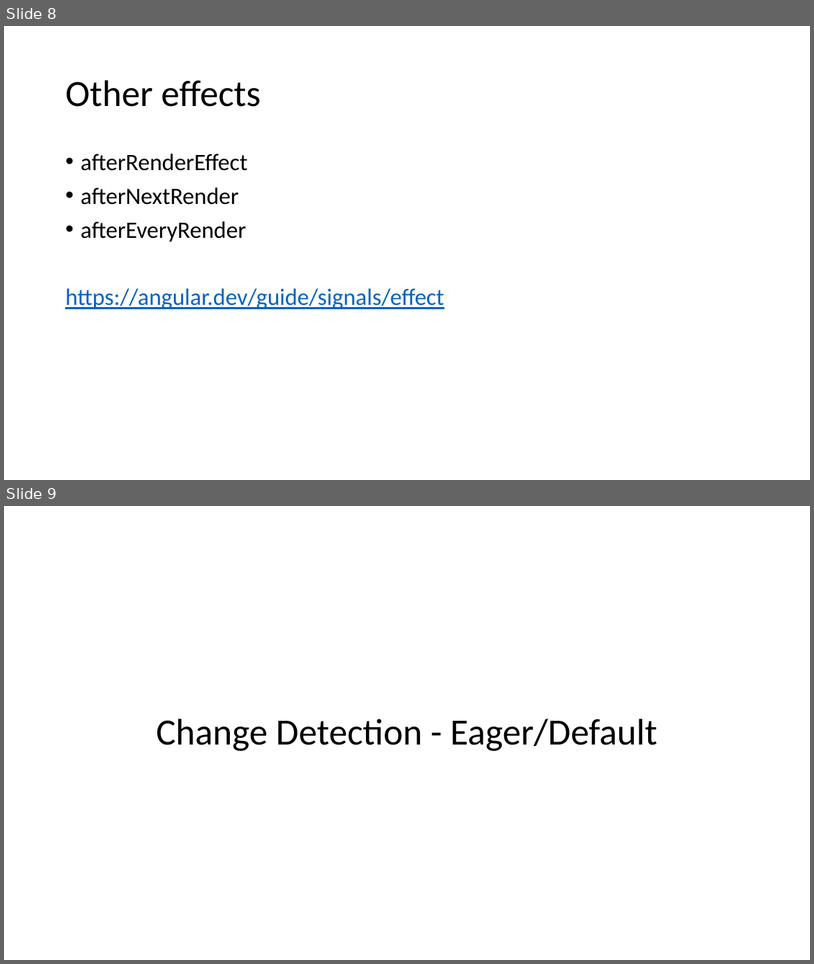
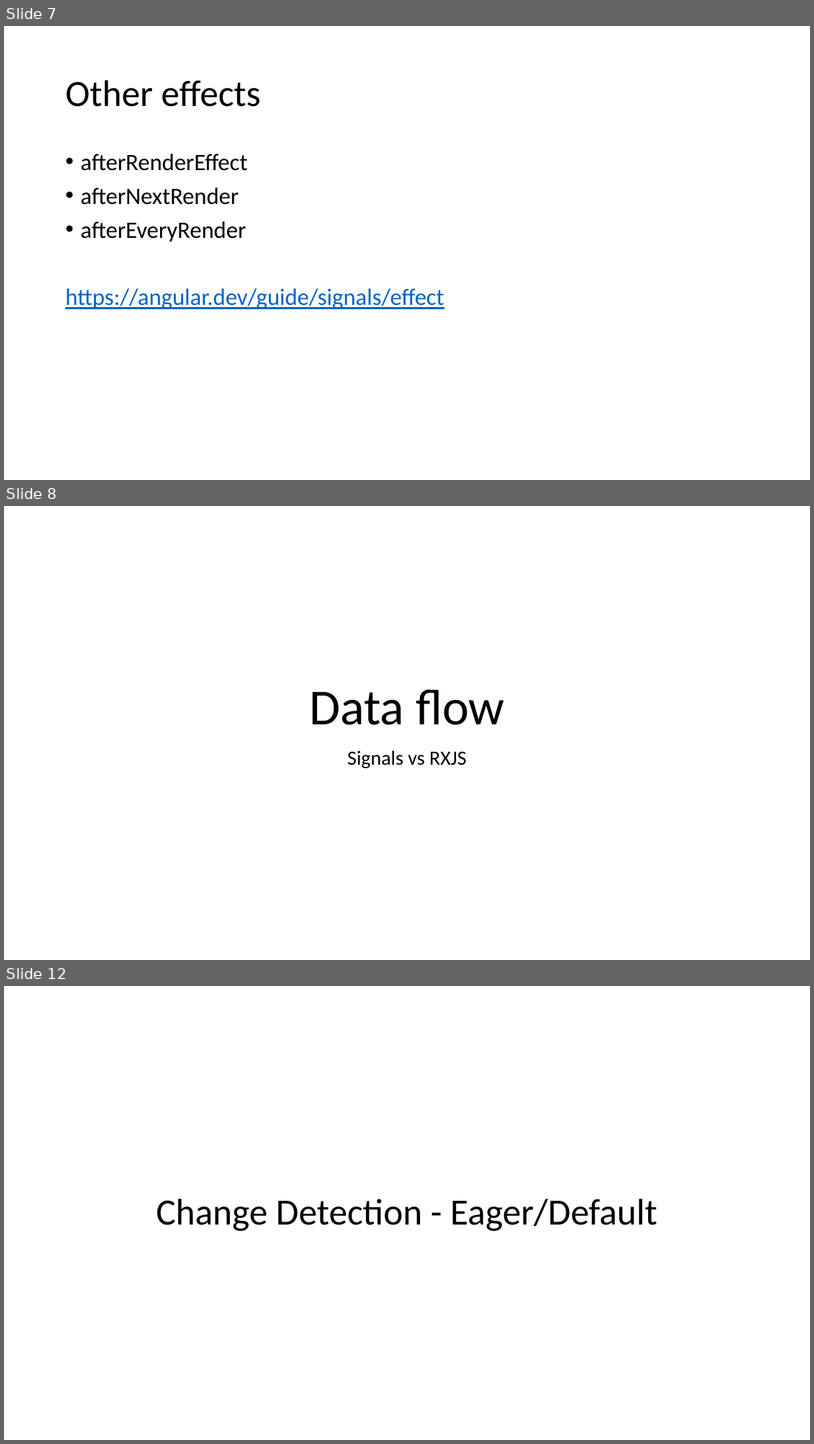
Before and after one commit to Trolejbus/AngularSignalsKnowledgeShare, a slide deck: Signals in Angular.pptx. Shown one above the other, each under a label of ours: slides 8 and 9 before the commit, slides 7, 8 and 12 after it; the slides between them are not shown. The pictures are 814x964 and 814x1444 pixels, drawn with LibreOffice and Linux fonts; fonts in the diff are those of the drawing. Boxes give left, top, right and bottom in pixels: in the first picture for what was removed or moved away, otherwise in the second. Text is boxed around its words. In the diff, an @@ line names an element or a change of style, - is before the commit and + after.

```diff
--- a/Signals in Angular.pptx
+++ b/Signals in Angular.pptx
@@ slide 8 added at box(4, 506, 810, 960), background #FFFFFF @@
@@ title added at box(309, 689, 505, 725), 60 pt, text #000000 @@
+Data flow
@@ subtitle added at box(347, 750, 466, 768), 24 pt, text #000000 @@
+Signals vs RXJS
@@ what was slide 8 is now slide 7 @@
@@ what was slide 9 is now slide 12 @@
```
Also in this commit, not shown: 3 slides changed, 3 other slides added, 1 slide removed, 45 other files.
